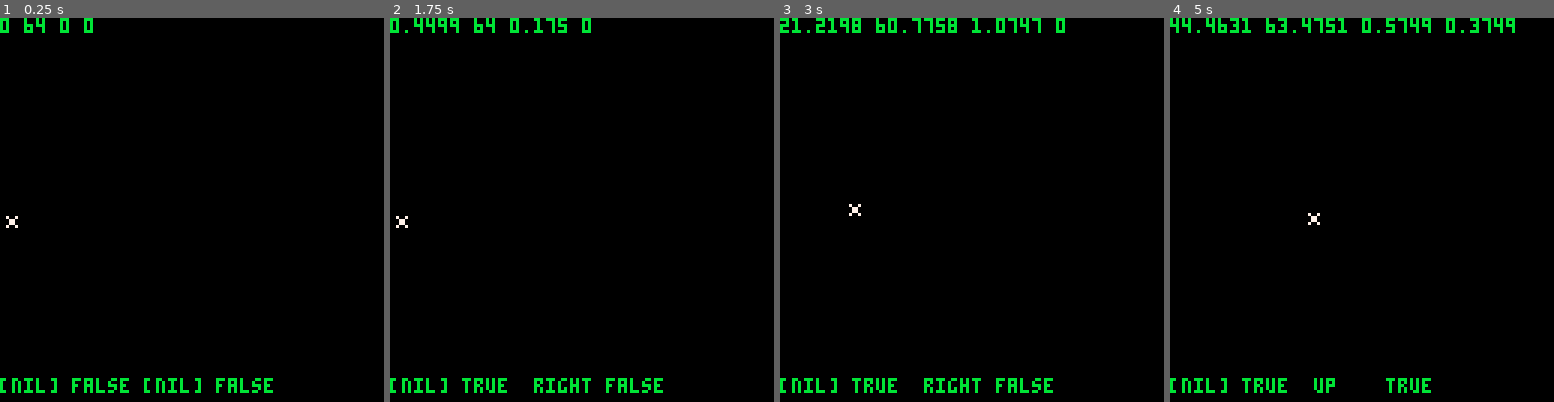
Above: before the commit, frames 1-4 (left to right).
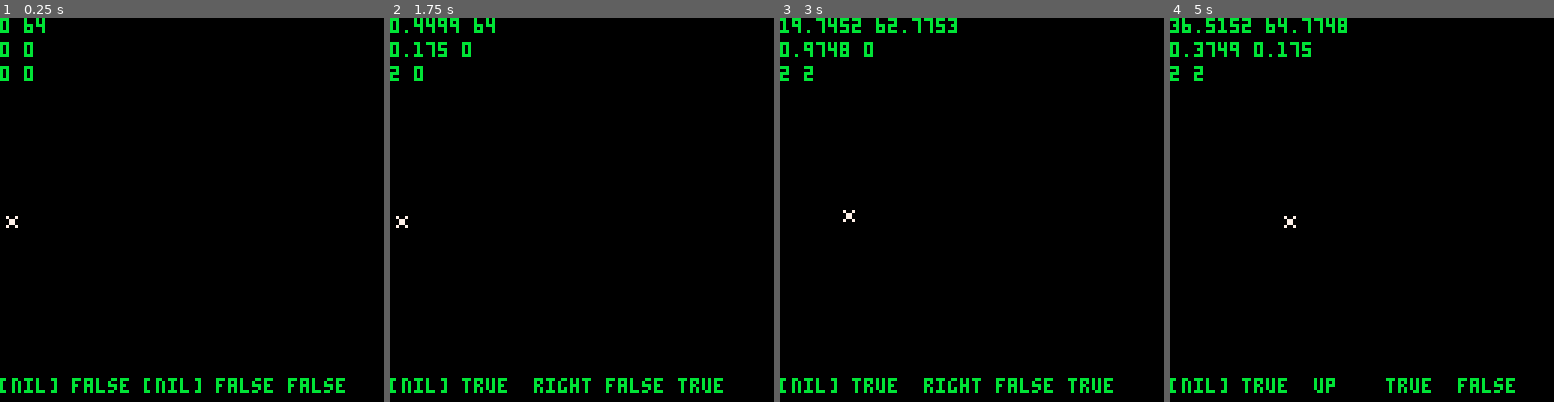
Above: after the commit, the same moments.

Repository: NinetiesPaul/PicoRescue
Game: PICO-8 cartridge picorescue.p8
Same seed, same stepped clock (60 frames per second), same inputs: the game is played once before the commit and once after it.
Inputs:
- Up to frame 1 (0.25 s): no input
- Up to frame 2 (1.75 s): tap X (X key) at 0.33, 1.07 s; tap O (Z key) at 0.7, 1.7 s; hold Right from 1.6 s (still down)
- Up to frame 3 (3 s): tap X (X key) at 1.85, 2.97 s; release Right at 2.1 s; tap O (Z key) at 2.1, 2.5, 2.9 s; hold Up 2.15-2.42 s; hold Right from 2.47 s (still down)
- Up to frame 4 (5 s): release Right at 3.03 s; hold Left 3.08-3.58 s; tap O (Z key) every 0.4 s from 3.3 to 4.9 s; hold Down 3.63-3.97 s; hold Right 4.02-4.68 s; tap X (X key) at 4.08 s; hold Up from 4.73 s (still down)

The runs differ from the first frame. In frame 1, 0.7% of the frame differs, in the area x 0-90%, y 0-98%; in frame 2, 1.0%; in frame 3, 1.4%; in frame 4, 2.0%.

Commit message:
improved diagonal mvmt and speed logic

Diff:
--- a/picorescue.p8
+++ b/picorescue.p8
@@ -26,8 +26,11 @@
 
 curr_screen = screen[2]
 btn_pressed = false
+
 mvn_y = false
 mvn_x = false
+top_speed_x = 0
+top_speed_y = 0
 
 end
 
@@ -42,12 +45,16 @@
 		spr(00,player.x,player.y)
 	end
 
-	print(player.x.." "..player.y.." "..player.speed_x.." "..player.speed_y,0,0,11)
+	print(player.x.." "..player.y,0,0,11)
+	print(player.speed_x.." "..player.speed_y,0,8,11)
+	print(top_speed_x.." "..top_speed_y,0,16,11)
+
 
 	print(player.mvn_dir,0,120,11)
 	print(btn_pressed,24,120,11)
 	print(player.speed_dir,48,120,11)
 	print(mvn_y,72,120,11)
+	print(mvn_x,96,120,11)
 end
 
 function _update()
@@ -83,7 +90,10 @@
 				player.speed_dir = "right"
 			end
 		else
-			if (player.speed_x <= 2) player.speed_x += 0.05
+			final_speed = (player.speed_y > 0) and 0.025 or 0.05
+			top_speed_x = (mvn_y) and 1 or 2
+
+			if (player.speed_x <= top_speed_x) player.speed_x += final_speed
 			player.px=player.x
 			player.x+=player.speed_x
 			player.speed_dir = "right"
@@ -99,7 +109,10 @@
 				player.speed_dir = "left"
 			end
 		else
-			if (player.speed_x <= 2) player.speed_x += 0.05
+			final_speed = (player.speed_y > 0) and 0.025 or 0.05
+			top_speed_x = (mvn_y) and 1 or 2
+
+			if (player.speed_x <= top_speed_x) player.speed_x += final_speed
 			player.px=player.x
 			player.x-=player.speed_x
 			player.speed_dir = "left"
@@ -115,7 +128,10 @@
 				player.speed_dir = "down"
 			end
 		else
-			if (player.speed_y <= 2) player.speed_y += 0.05
+			final_speed = (player.speed_x > 0) and 0.025 or 0.05
+			top_speed_y = (mvn_x) and 1 or 2
+
+			if (player.speed_y <= top_speed_y) player.speed_y += final_speed
 		 player.py = player.y
 		 player.y += player.speed_y
 		 player.speed_dir = "down"
@@ -131,7 +147,10 @@
 				player.speed_dir = "up"
 			end
 		else
-			if (player.speed_y <= 2) player.speed_y += 0.05
+			final_speed = (player.speed_x > 0) and 0.025 or 0.05
+			top_speed_y = (mvn_x) and 1 or 2
+
+			if (player.speed_y <= top_speed_y) player.speed_y += final_speed
 		 player.py = player.y
 		 player.y -= player.speed_y
 		 player.speed_dir = "up"
@@ -153,7 +172,7 @@
 		end
 	end
 
-	if mvn_y then
+	if mvn_y and mvn_x==false then
 		if player.speed_x > 0 then
 			player.speed_x -= 0.05
 			if (player.px>player.x) player.x-=player.speed_x
@@ -161,7 +180,7 @@
 		end
 	end
 
-	if mvn_x then
+	if mvn_x and mvn_y==false then
 		if player.speed_y > 0 then
 			player.speed_y -= 0.05
 			if (player.py>player.y) player.y-=player.speed_y
Not shown, changed: 130 lines of the sprite sheet (__gfx__) section of picorescue.p8
Not shown, changed: the thumbnail (__label__) section of picorescue.p8
